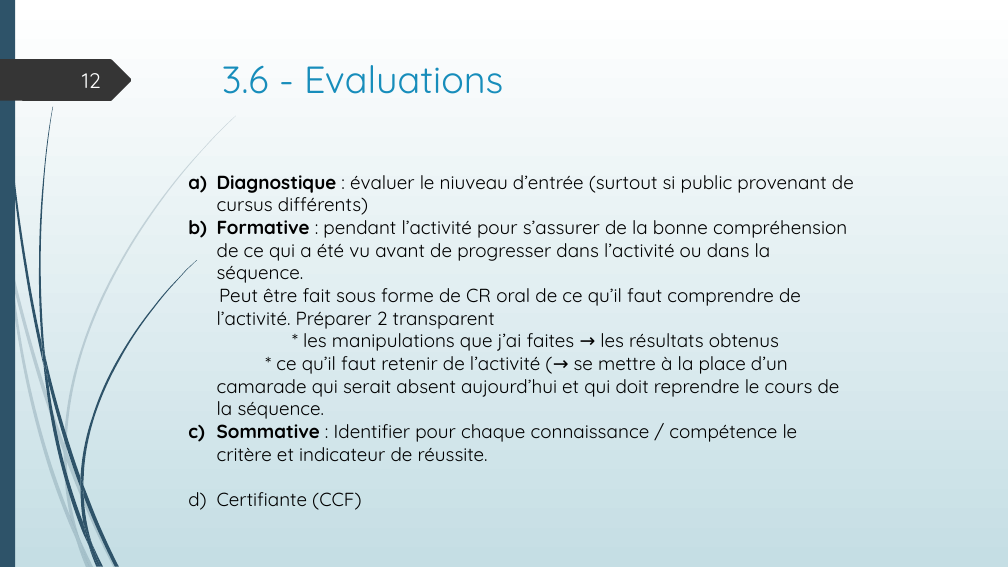
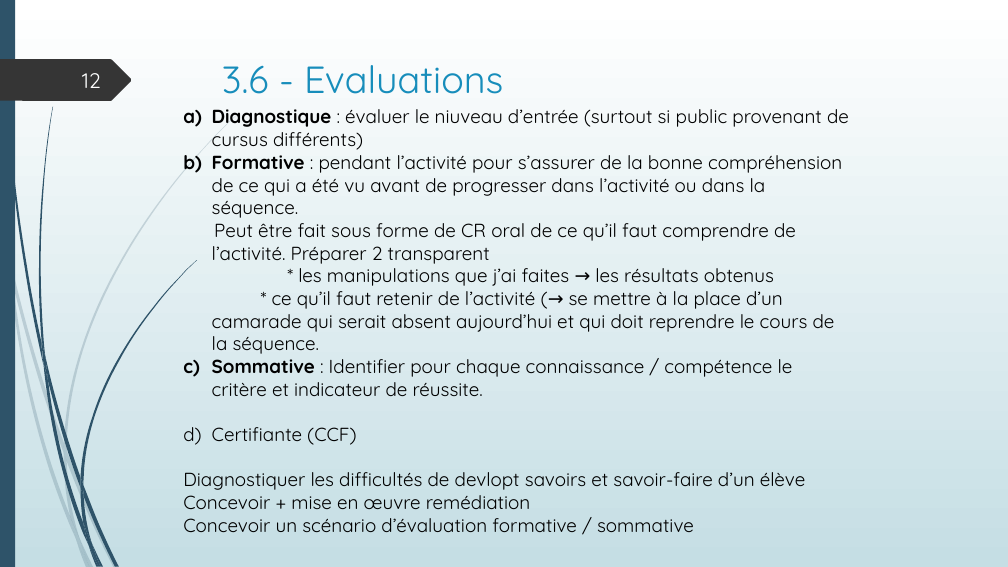
Before and after one commit to SdeuxiModeles/Modeles, a slide deck: slide 12 of N1.pptx. Drawn at 1008x567 pixels with LibreOffice and Linux fonts; fonts in the diff are those of the drawing. Boxes give left, top, right and bottom in pixels: in the first picture for what was removed or moved away, otherwise in the second. Text is boxed around its words. In the diff, an @@ line names an element or a change of style, - is before the commit and + after.

```diff
--- a/N1.pptx
+++ b/N1.pptx
@@ text "Diagnostique : évaluer le niuveau ...": place and size @@
-text "Diagnostique : évaluer le niuveau ..." at (217,175,854,510)
+text "Diagnostique : évaluer le niuveau ..." at (183,109,849,532)
@@ text at (183,472,805,532): paragraphs added @@
+Diagnostiquer les difficultés de devlopt savoirs et savoir-faire d’un élève
+Concevoir + mise en œuvre remédiation
+Concevoir un scénario d’évaluation formative / sommative
```
Also in this commit, not shown: 5 other slides changed.
